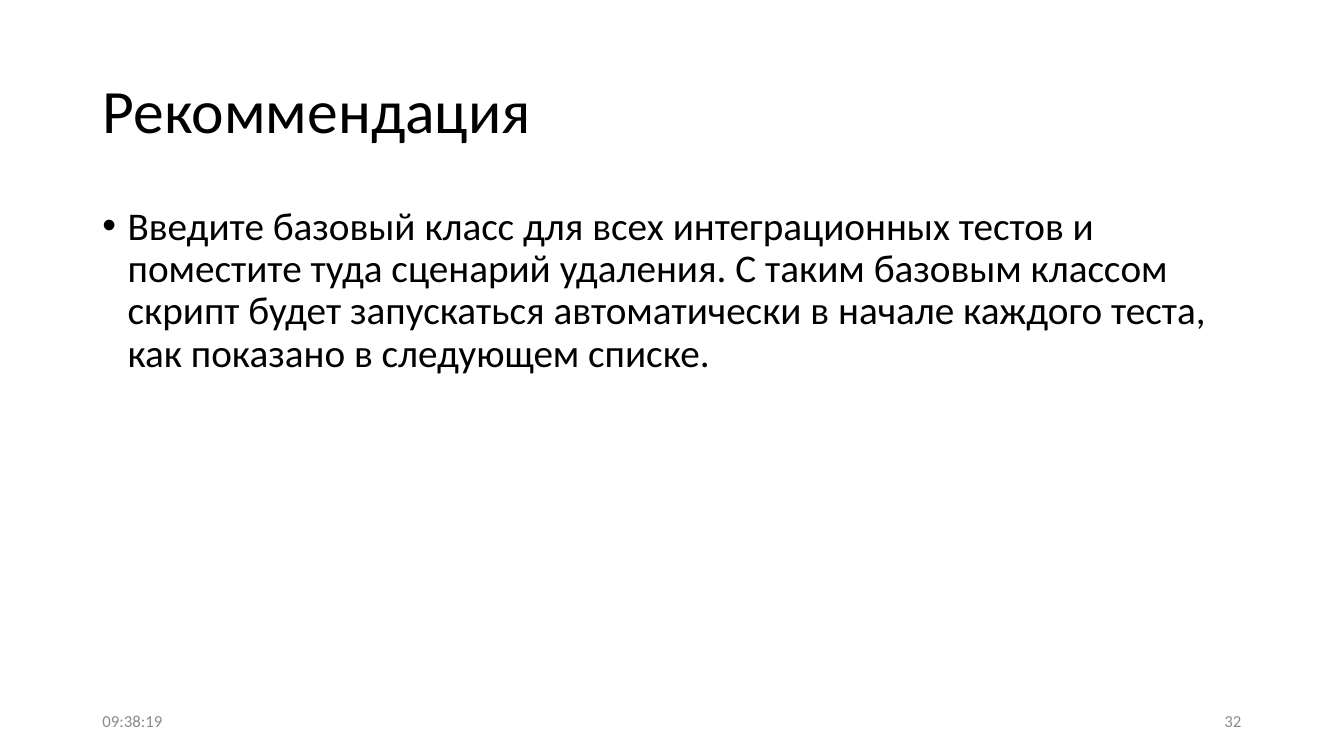
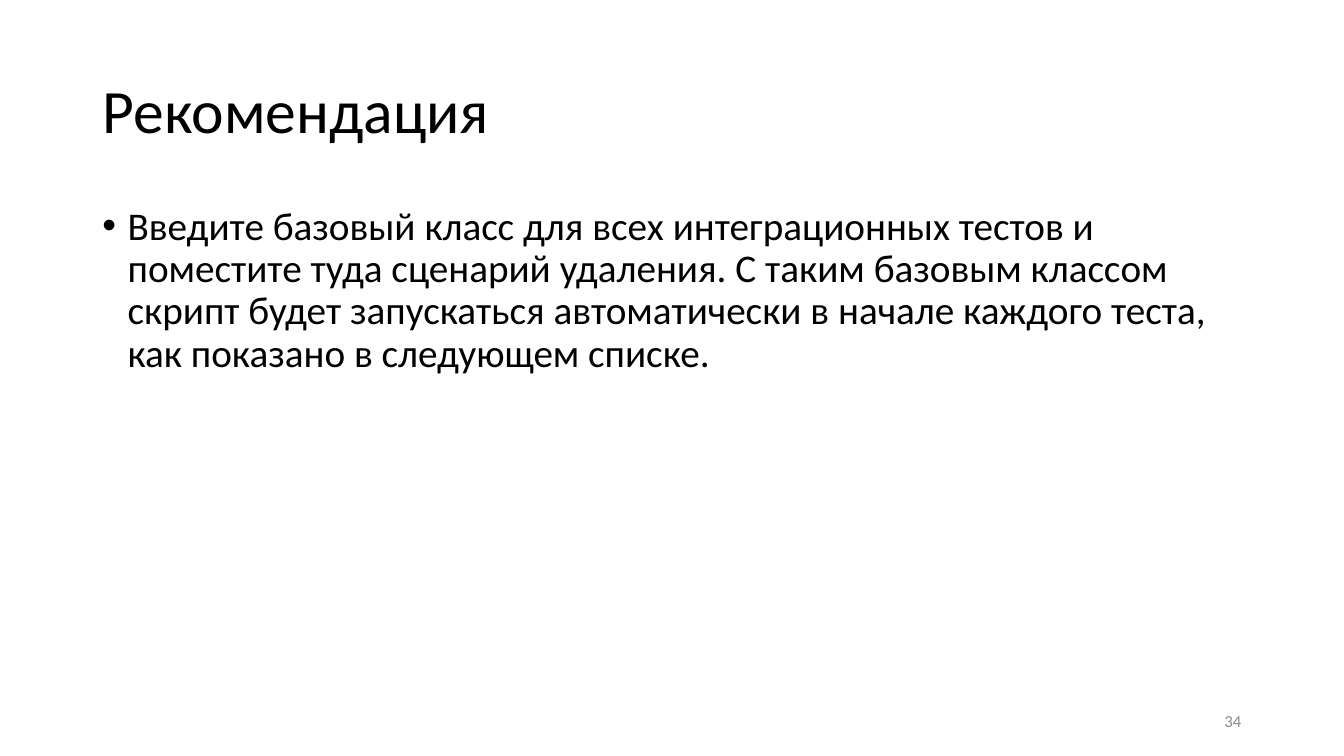
Before and after one commit to Sa1Gur/DbTest.Containers, a slide deck: slide 34 of DbaseTesting.pptx (slide 32 before the commit). Drawn at 1344x756 pixels with LibreOffice and Linux fonts; fonts in the diff are those of the drawing. Boxes give left, top, right and bottom in pixels: in the first picture for what was removed or moved away, otherwise in the second. Text is boxed around its words. In the diff, an @@ line names an element or a change of style, - is before the commit and + after.

```diff
--- a/DbaseTesting.pptx
+++ b/DbaseTesting.pptx
@@ title at bbox=[102, 93, 489, 143]: text changed @@
-Рекоммендация
+Рекомендация
@@ text removed at bbox=[102, 715, 162, 727] @@
-09:38:19
@@ page number at bbox=[1224, 716, 1241, 727]: text changed @@
-32
+34
```
Also in this commit, not shown: 66 other slides changed, 3 slides added, 1 slide removed, 2 other files.
